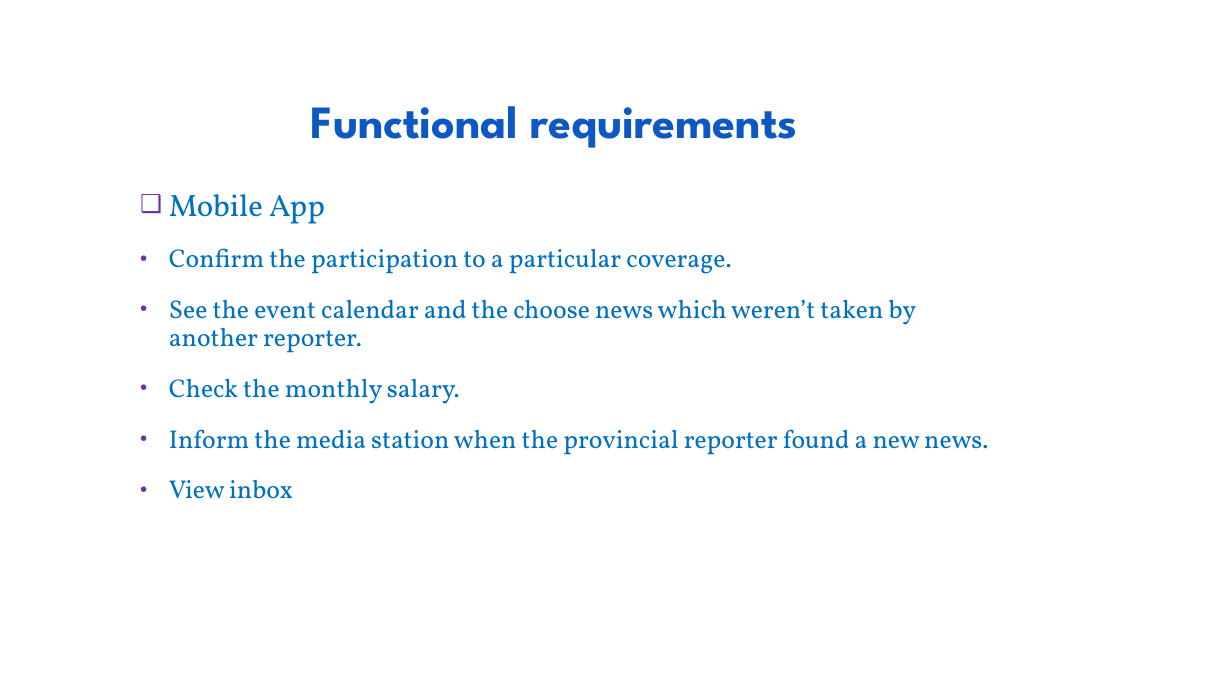
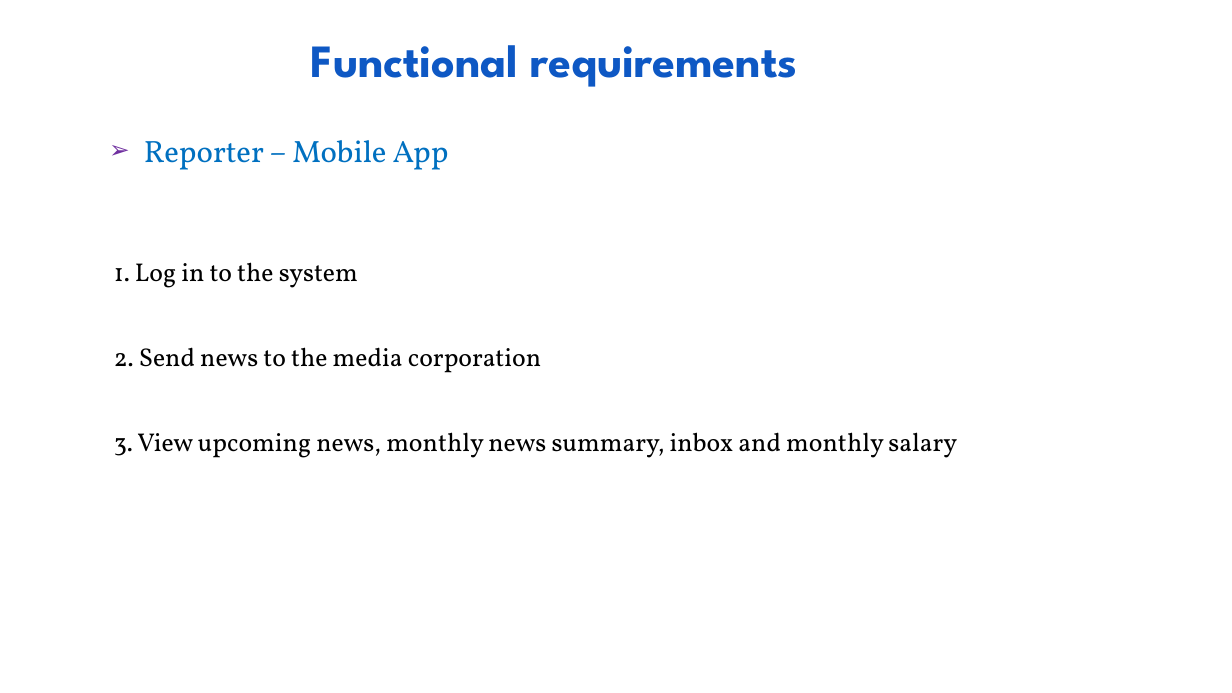
Before and after one commit to Dhanushka-Sanjaya/2nd-year-Group-Project, a slide deck: slide 12 of presentation/GROUP 13.pptx. Drawn at 1232x693 pixels with LibreOffice and Linux fonts; fonts in the diff are those of the drawing; background and template pictures are left out. Boxes give left, top, right and bottom in pixels: in the first picture for what was removed or moved away, otherwise in the second. Text is boxed around its words. In the diff, an @@ line names an element or a change of style, - is before the commit and + after.

```diff
--- a/presentation/GROUP 13.pptx
+++ b/presentation/GROUP 13.pptx
@@ title "Functional requirements": place and size @@
-title "Functional requirements" at <box>311,106,798,148</box>
+title "Functional requirements" at <box>311,45,798,87</box>
@@ text at <box>114,140,957,458</box>: text changed; text colour #0070C0 to #000000 @@
-❑ Mobile App
-• Confirm the participation to a particular coverage.
-• See the event calendar and the choose news which weren’t taken by another reporter.
-• Check the monthly salary.
-• Inform the media station when the provincial reporter found a new news.
-• View inbox
+➢ Reporter – Mobile App
+1. Log in to the system
+2. Send news to the media corporation
+3. View upcoming news, monthly news summary, inbox and monthly salary
```
Also in this commit, not shown: 1 other slide changed, 5 slides added, 4 slides removed, 2 other files.
